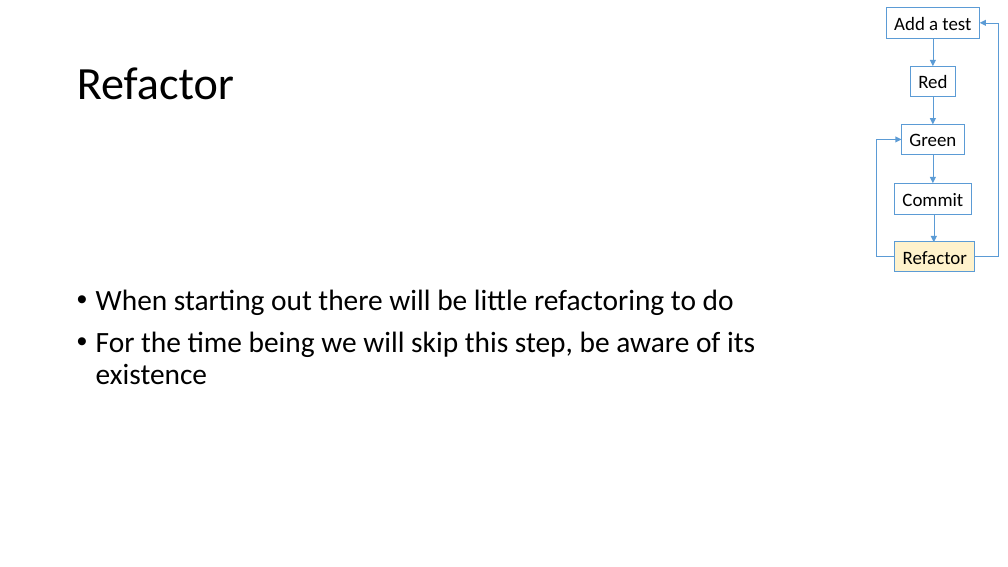
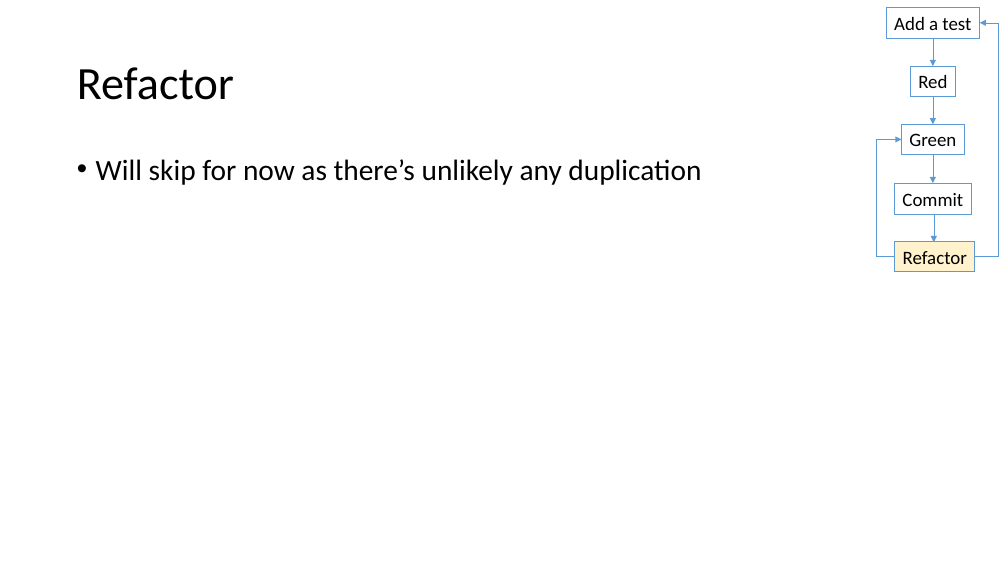
Before and after one commit to LlanddewiLovesYou/TDD_Darts, a slide deck: slide 21 of curriculum.pptx (slide 19 before the commit). Drawn at 1008x567 pixels with LibreOffice and Linux fonts; fonts in the diff are those of the drawing. Boxes give left, top, right and bottom in pixels: in the first picture for what was removed or moved away, otherwise in the second. Text is boxed around its words. In the diff, an @@ line names an element or a change of style, - is before the commit and + after.

```diff
--- a/curriculum.pptx
+++ b/curriculum.pptx
@@ text at [96, 159, 701, 185]: text changed @@
-• When starting out there will be little refactoring to do
-• For the time being we will skip this step, be aware of its existence
+• Will skip for now as there’s unlikely any duplication
```
Also in this commit, not shown: 10 other slides changed, 12 slides added.
